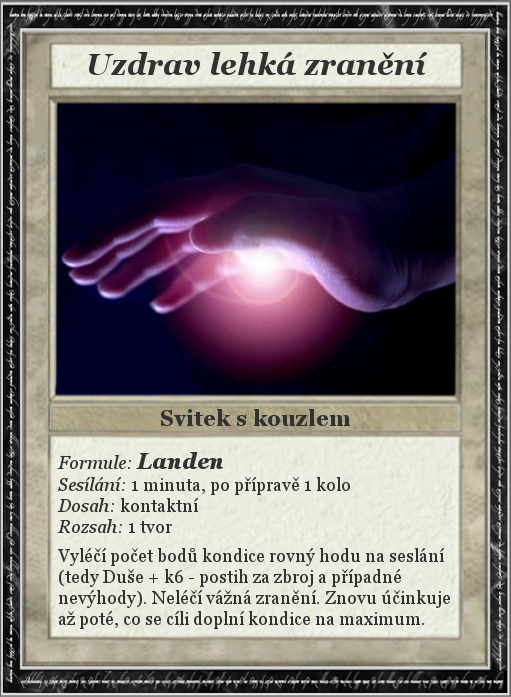
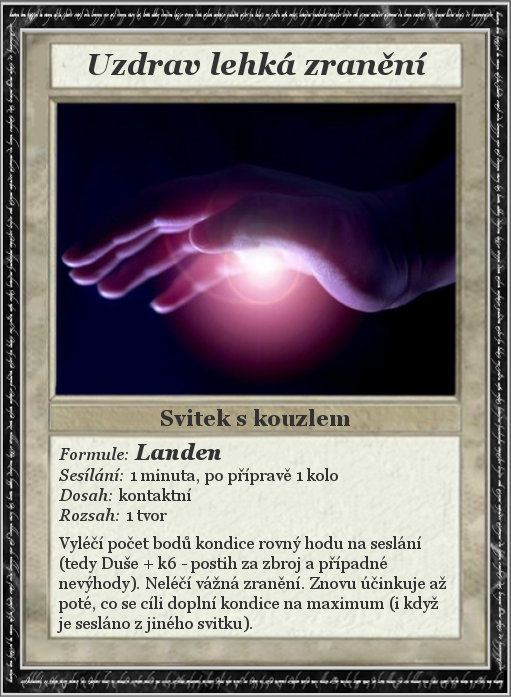
Before/after of a 511×697 layered artwork. What changed in the layer stack:
painted on "Formule: Landen ..." over (57, 443, 450, 633)
